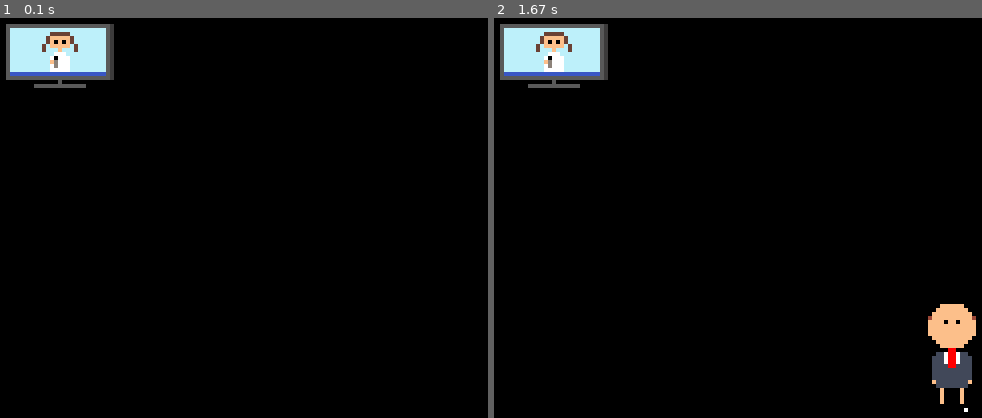
Above: before the commit, frames 1-2 (left to right).
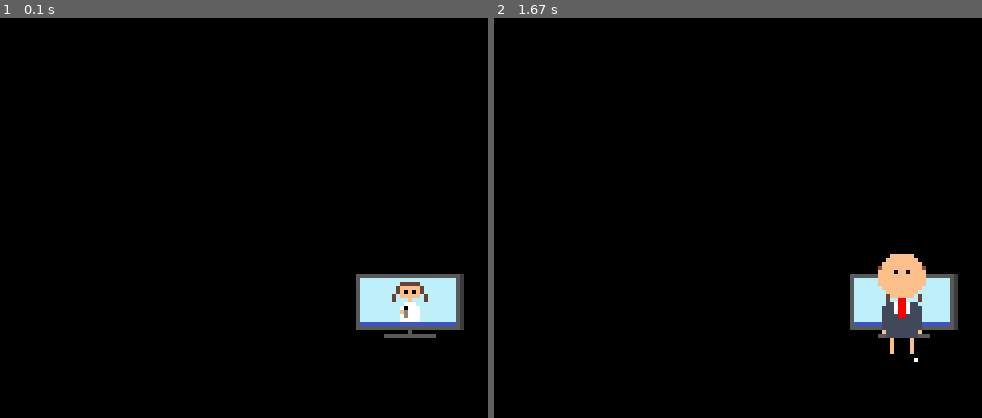
Above: after the commit, the same moments.

Repository: ShortBoiAidz/horse-tales
Game: pygame game, started from game.py
Two runs of this game, one before a commit and one after it. Both use one fixed random seed, a clock stepped at 60 frames per second and the inputs below.
Inputs:
- Up to frame 1 (0.1 s): no input
- Up to frame 2 (1.67 s): tap G at 0.33 s

The runs differ from the first frame. In frame 1, 6.4% of the frame differs, in the area x 1-96%, y 1-80%; in frame 2, 8.2%, in the area x 1-99%, y 1-99%.

Commit message:
while loop in "characters.py" doesnt work

Diff:
--- a/data/components/characters.py
+++ b/data/components/characters.py
@@ -1,4 +1,5 @@
 import pygame as pg
+import sys
 from data.components import sounds
 
 import random
@@ -6,8 +7,8 @@
 class Prank:
   def __init__(self):
     self.image = pg.image.load("assets/textures/characters/daniel_prank/idle.png")
-    self.x = 800 // 2
-    self.y = 600 // 2
+    self.x = 700 // 2
+    self.y = 500 // 2
 
   def draw(self, screen):
     screen.blit(self.image, (self.x, self.y))
@@ -16,7 +17,7 @@
 
 class Rooster:
   def __init__(self):
-    self.image = pg.image.load("assets\textures\characters\riley_rooster\idle.png")
+    self.image = pg.image.load("assets/textures/characters/riley_rooster/idle.png")
     self.x = 0
     self.y = 0
 
@@ -24,10 +25,12 @@
   def __init__(self):
     self.image = pg.image.load("assets/textures/characters/carleighe_smirk/idle.png")
     self.image_shot = pg.image.load("assets/textures/characters/carleighe_smirk/shot.png")
-    self.x = 0
-    self.y = 0
+    self.x = 700 // 2
+    self.y = 500 // 2
 
   def draw(self, screen):
+    sounds.stopSounds()
+    sounds.newsSound()
     screen.blit(self.image, (self.x, self.y))
 
   def draw_shot(self, screen):
@@ -37,7 +40,11 @@
     pg.time.delay(1000)
     sounds.sadSound()
 
-  def dialog():
+  def dialog(screen):
+    font = pg.font.SysFont("Comic Sans MS", 20)
+    text_y = 530
+    text_x = 500
+
     voicelines = [
       "Last night, there was a fire in the Bronx last night that killed people during the fire last night in the Bronx. They say they died due to the fire being too hot for their bodies. Bummer.",
       "An unknown killer is loose in the town. For your own safety, stay inside and do not trust anyone.",
@@ -45,4 +52,12 @@
       "This is unrelated to any events, but I talked to my good friend Bart about his views on pineapples. He believes they aren't real. What an idiot.",
       "Funny how pineapples are so unrelated to coffee."
     ]
-    print(voicelines[random.randint(0, 5)])
+
+    newsLabel = font.render(voicelines[random.randint(0, 4)], True, (255, 0, 0))
+
+    pg.draw.rect(screen, (255, 255, 255), (0, 500, 800, 100))
+
+    screen.blit(newsLabel, (text_x, text_y))
+
+    while True:
+      text_x -= 5
--- a/data/components/sounds.py
+++ b/data/components/sounds.py
@@ -6,6 +6,7 @@
 sad = pg.mixer.Sound("assets/sounds/music/ambient/sad.wav")
 daniel_prank_theme = pg.mixer.Sound("assets/sounds/music/themes/daniel_prank.mp3")
 minigame_theme = pg.mixer.Sound("assets/sounds/music/themes/minigame.mp3")
+newsTheme = pg.mixer.Sound("assets/sounds/music/themes/news.mp3")
 
 def stopSounds():
   pg.mixer.stop()
@@ -18,3 +19,6 @@
 
 def danielPrankSound():
   daniel_prank_theme.play()
+
+def newsSound():
+  newsTheme.play()
--- a/game.py
+++ b/game.py
@@ -35,7 +35,7 @@
 		elif event.type == pg.KEYDOWN and event.key == pg.K_g:
 			danielPrank.draw(screen)
 		elif event.type == pg.KEYDOWN and event.key == pg.K_1:
-			characters.Smirk.dialog()
+			characters.Smirk.dialog(screen)
 
 def process_logic():
 	pass
Not shown, added: assets/sounds/music/themes/news.mp3
